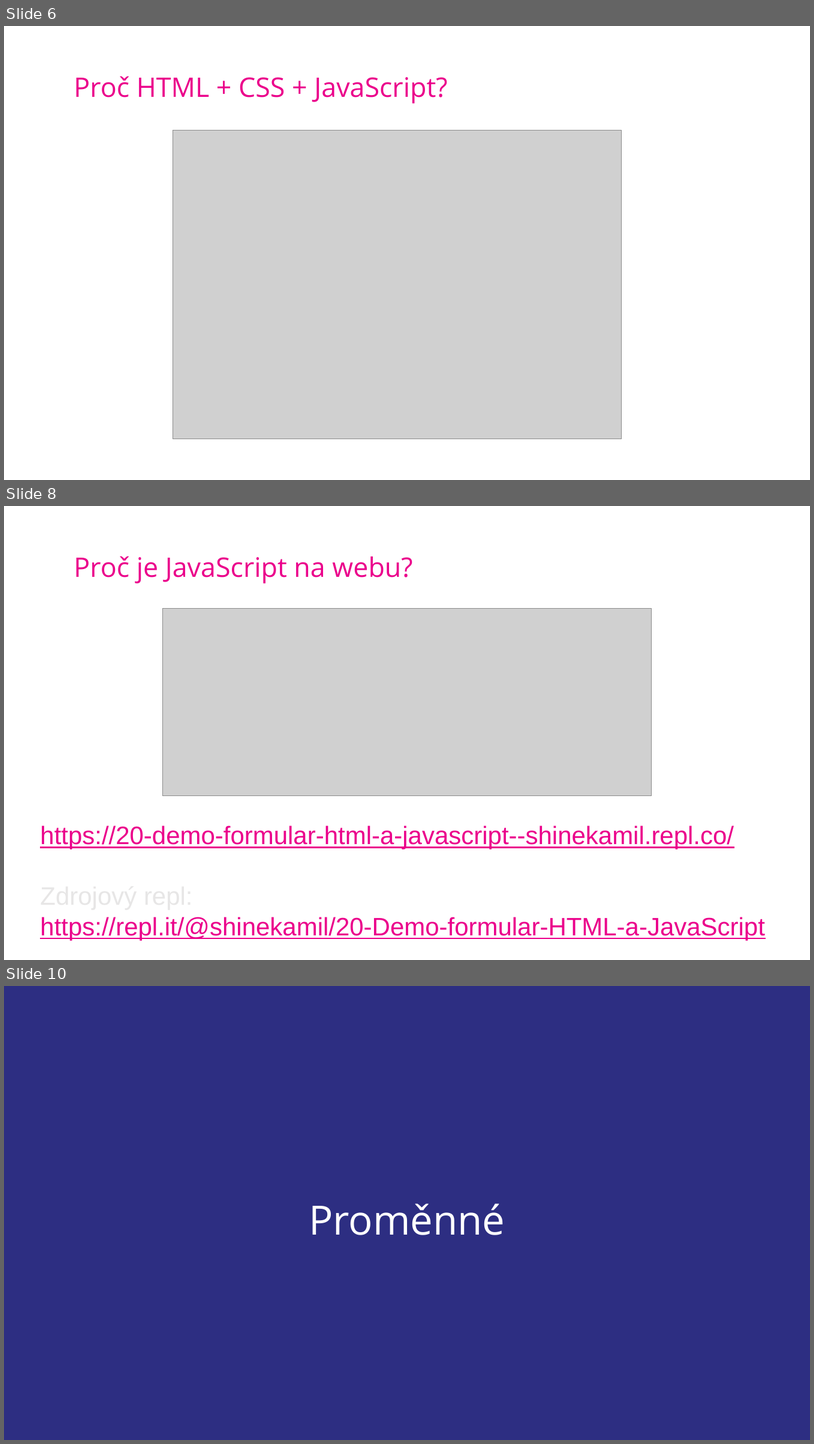
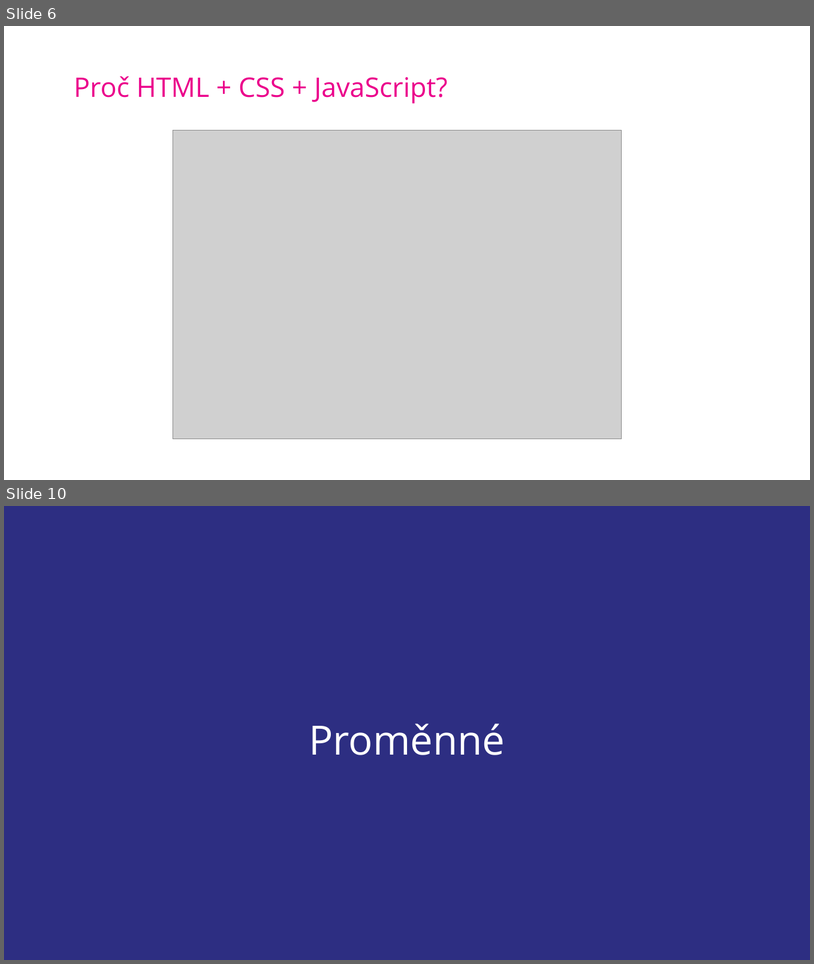
Before and after one commit to SimonB87/LetniSkola2020JS, a slide deck: JS-SB-LetnIskola2020.pptx. Shown one above the other, each under a label of ours: slides 6, 8 and 10 before the commit, slides 6 and 10 after it; the slides between them are not shown. The pictures are 814x1444 and 814x964 pixels, drawn with LibreOffice and Linux fonts; fonts in the diff are those of the drawing; grey boxes stand for pictures; background and template pictures are left out. Boxes give left, top, right and bottom in pixels: in the first picture for what was removed or moved away, otherwise in the second. Text is boxed around its words. In the diff, an @@ line names an element or a change of style, - is before the commit and + after.

```diff
--- a/JS-SB-LetnIskola2020.pptx
+++ b/JS-SB-LetnIskola2020.pptx
@@ slide 8 removed at [4,506,810,960], background picture (left out) @@
@@ title removed at [74,556,413,583] @@
-Proč je JavaScript na webu?
@@ picture removed at [162,609,652,796] @@
@@ text removed at [40,825,765,940] @@
-https://20-demo-formular-html-a-javascript--shinekamil.repl.co/
-Zdrojový repl:
-https://repl.it/@shinekamil/20-Demo-formular-HTML-a-JavaScript
```
Also in this commit, not shown: 4 slides changed, 2 slides added, 1 other slide removed.
